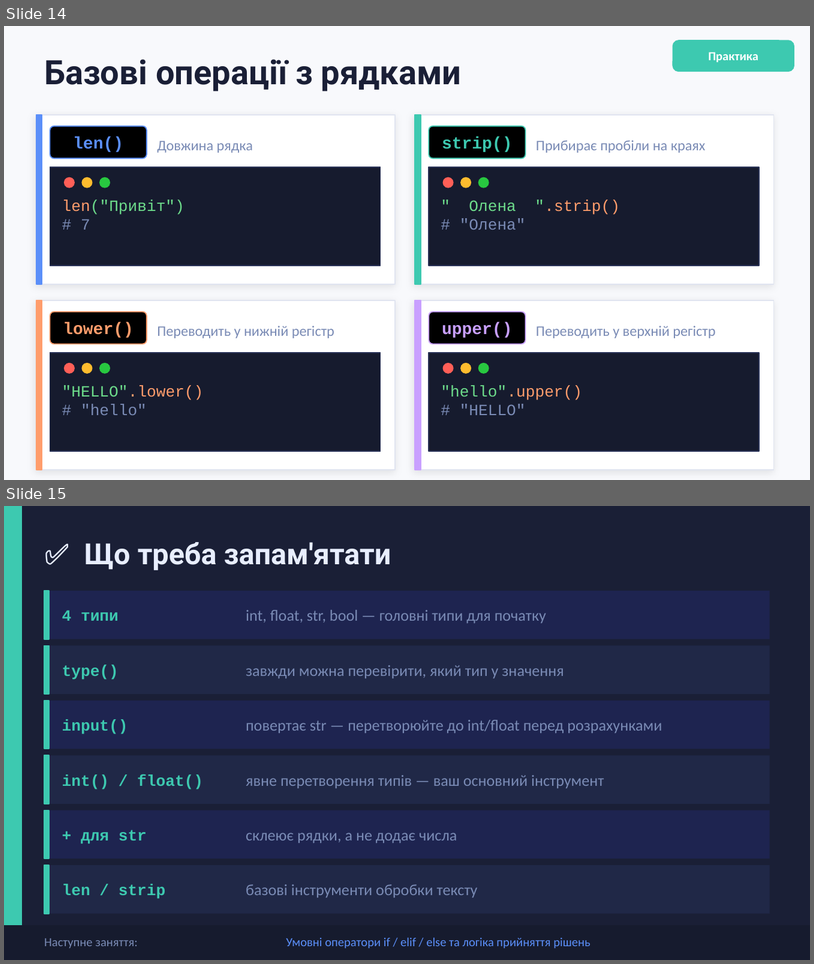
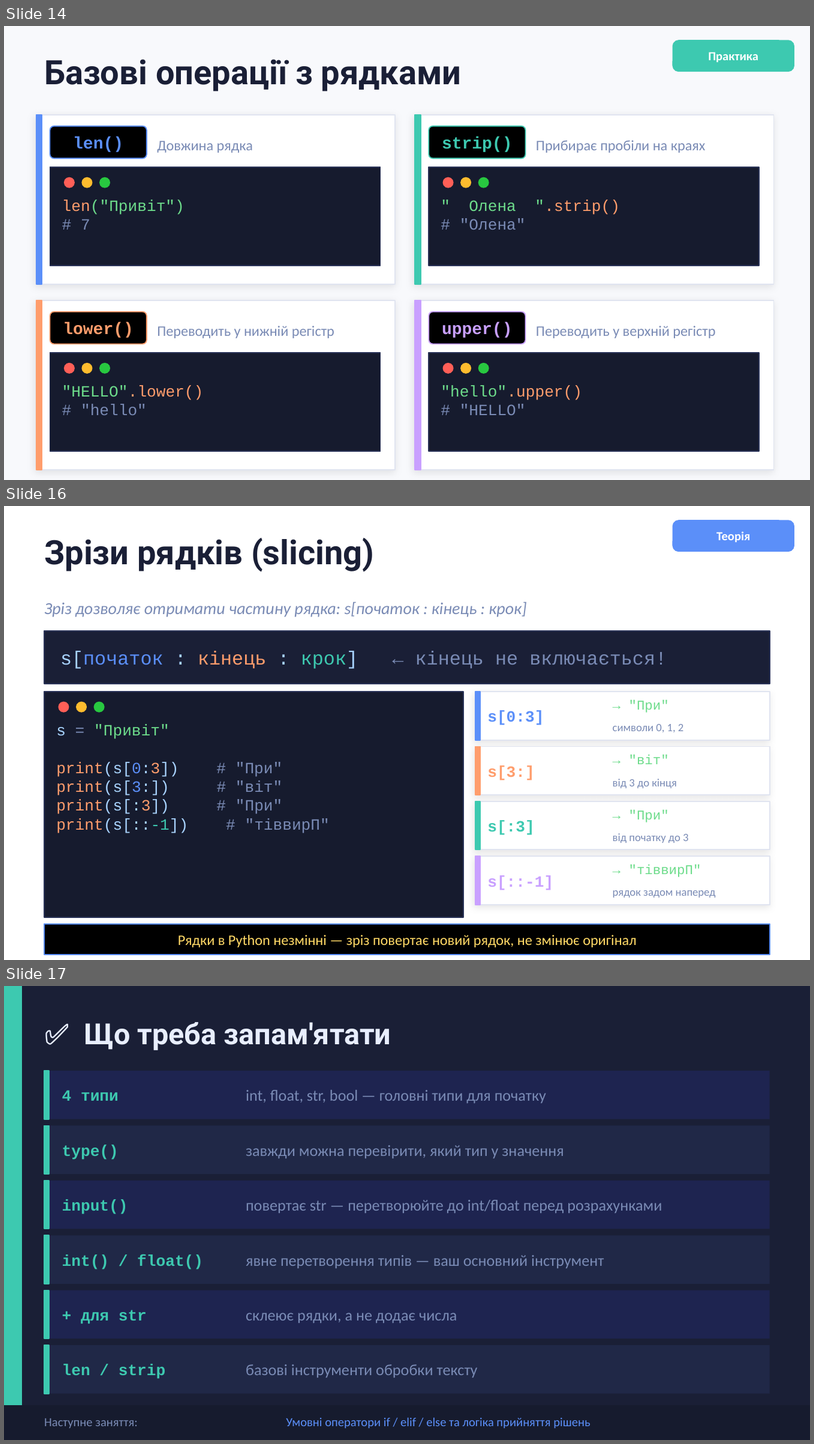
Before and after one commit to dmitriy-shtefan/python-course, a slide deck: заняття_2/python_lesson2.pptx. Shown one above the other, each under a label of ours: slides 14 and 15 before the commit, slides 14, 16 and 17 after it; the slides between them are not shown. The pictures are 814x964 and 814x1444 pixels, drawn with LibreOffice and Linux fonts; fonts in the diff are those of the drawing. Boxes give left, top, right and bottom in pixels: in the first picture for what was removed or moved away, otherwise in the second. Text is boxed around its words. In the diff, an @@ line names an element or a change of style, - is before the commit and + after.

Commit message:
Update day 2 presentation

```diff
--- a/заняття_2/python_lesson2.pptx
+++ b/заняття_2/python_lesson2.pptx
@@ slide 16 added at <box>4,506,810,960</box>, background #FFFFFF @@
@@ rounded rectangle added at <box>674,520,794,551</box>, fill #5B8FF9, outline #5B8FF9 1 pt @@
@@ text added at <box>44,538,374,571</box>, 30 pt, text #1A1F36, bold @@
+Зрізи рядків (slicing)
@@ text added at <box>717,531,750,542</box>, 11 pt, text #FFFFFF, bold @@
+Теорія
@@ text added at <box>44,602,527,617</box>, 15 pt, text #7A8BB5, italic @@
+Зріз дозволяє отримати частину рядка: s[початок : кінець : крок]
@@ rectangle added at <box>44,631,770,684</box>, fill #1A1F36, outline #2A3358 1 pt @@
@@ text added at <box>60,651,667,669</box>, 17 pt, text #7A8BB5 @@
+s[початок : кінець : крок] ← кінець не включається!
@@ rectangle added at <box>44,691,464,917</box>, fill #161B2E, outline #2A3358 1 pt @@
@@ ellipse added at <box>59,702,69,712</box>, fill #FF5F57, outline #FF5F57 1 pt @@
@@ ellipse added at <box>77,702,86,712</box>, fill #FEBC2E, outline #FEBC2E 1 pt @@
@@ ellipse added at <box>95,702,104,712</box>, fill #28C840, outline #28C840 1 pt @@
@@ rectangle added at <box>476,691,770,740</box>, fill #FFFFFF, outline #E0E4F0 1 pt @@
@@ rectangle added at <box>476,691,480,740</box>, fill #5B8FF9, outline #5B8FF9 1 pt @@
@@ text added at <box>629,700,669,712</box>, 12 pt, text #6DDC8B @@
+→ "При"
@@ text added at <box>488,711,544,725</box>, 14 pt, text #5B8FF9, bold @@
+s[0:3]
@@ text added at <box>56,724,330,833</box>, 14 pt, text #7A8BB5 @@
+s = "Привіт"
+print(s[0:3]) # "При"
+print(s[3:]) # "віт"
+print(s[:3]) # "При"
+print(s[::-1]) # "тіввирП"
@@ text added at <box>613,724,684,732</box>, 10 pt, text #7A8BB5 @@
+символи 0, 1, 2
@@ rectangle added at <box>476,747,770,795</box>, fill #FFFFFF, outline #E0E4F0 1 pt @@
@@ rectangle added at <box>476,747,480,795</box>, fill #FF9D6C, outline #FF9D6C 1 pt @@
@@ text added at <box>629,754,669,764</box>, 12 pt, text #6DDC8B @@
+→ "віт"
@@ text added at <box>488,765,534,780</box>, 14 pt, text #FF9D6C, bold @@
+s[3:]
@@ text added at <box>613,778,677,788</box>, 10 pt, text #7A8BB5 @@
+від 3 до кінця
@@ rectangle added at <box>476,801,770,850</box>, fill #FFFFFF, outline #E0E4F0 1 pt @@
@@ rectangle added at <box>476,801,480,850</box>, fill #3DC9B0, outline #3DC9B0 1 pt @@
@@ text added at <box>629,810,669,822</box>, 12 pt, text #6DDC8B @@
+→ "При"
@@ text added at <box>488,820,534,835</box>, 14 pt, text #3DC9B0, bold @@
+s[:3]
@@ text added at <box>613,833,689,843</box>, 10 pt, text #7A8BB5 @@
+від початку до 3
@@ rectangle added at <box>476,856,770,904</box>, fill #FFFFFF, outline #E0E4F0 1 pt @@
@@ rectangle added at <box>476,856,480,904</box>, fill #C9A0FF, outline #C9A0FF 1 pt @@
@@ text added at <box>629,864,702,877</box>, 12 pt, text #6DDC8B @@
+→ "тіввирП"
@@ text added at <box>488,875,554,890</box>, 14 pt, text #C9A0FF, bold @@
+s[::-1]
@@ text added at <box>613,890,716,897</box>, 10 pt, text #7A8BB5 @@
+рядок задом наперед
@@ rectangle added at <box>44,924,770,954</box>, fill #000000, outline #5B8FF9 1 pt @@
@@ text added at <box>178,934,636,947</box>, 13 pt, text #FFD966 @@
+Рядки в Python незмінні — зріз повертає новий рядок, не змінює оригінал
@@ what was slide 15 is now slide 17 @@
```
Also in this commit, not shown: 1 other slide added.
